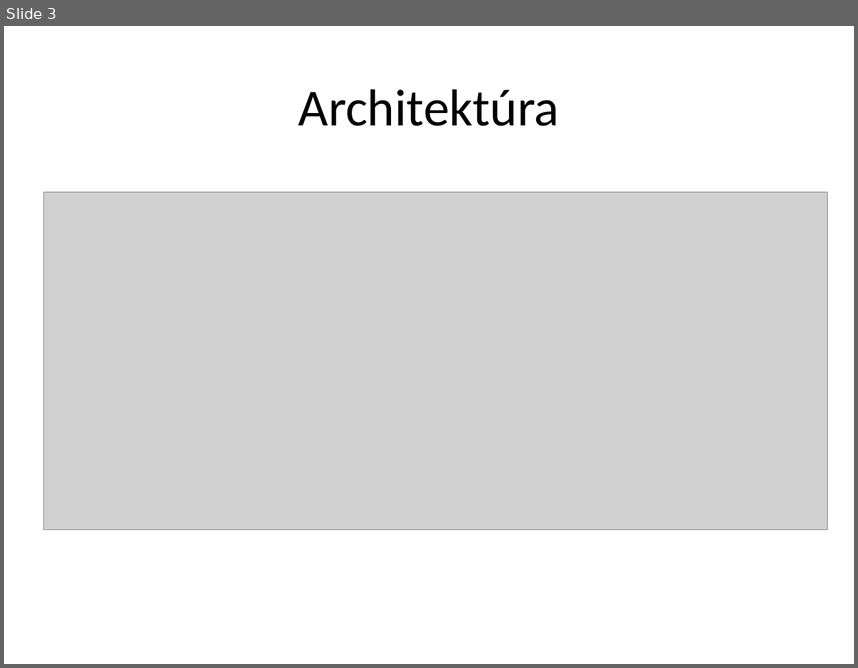
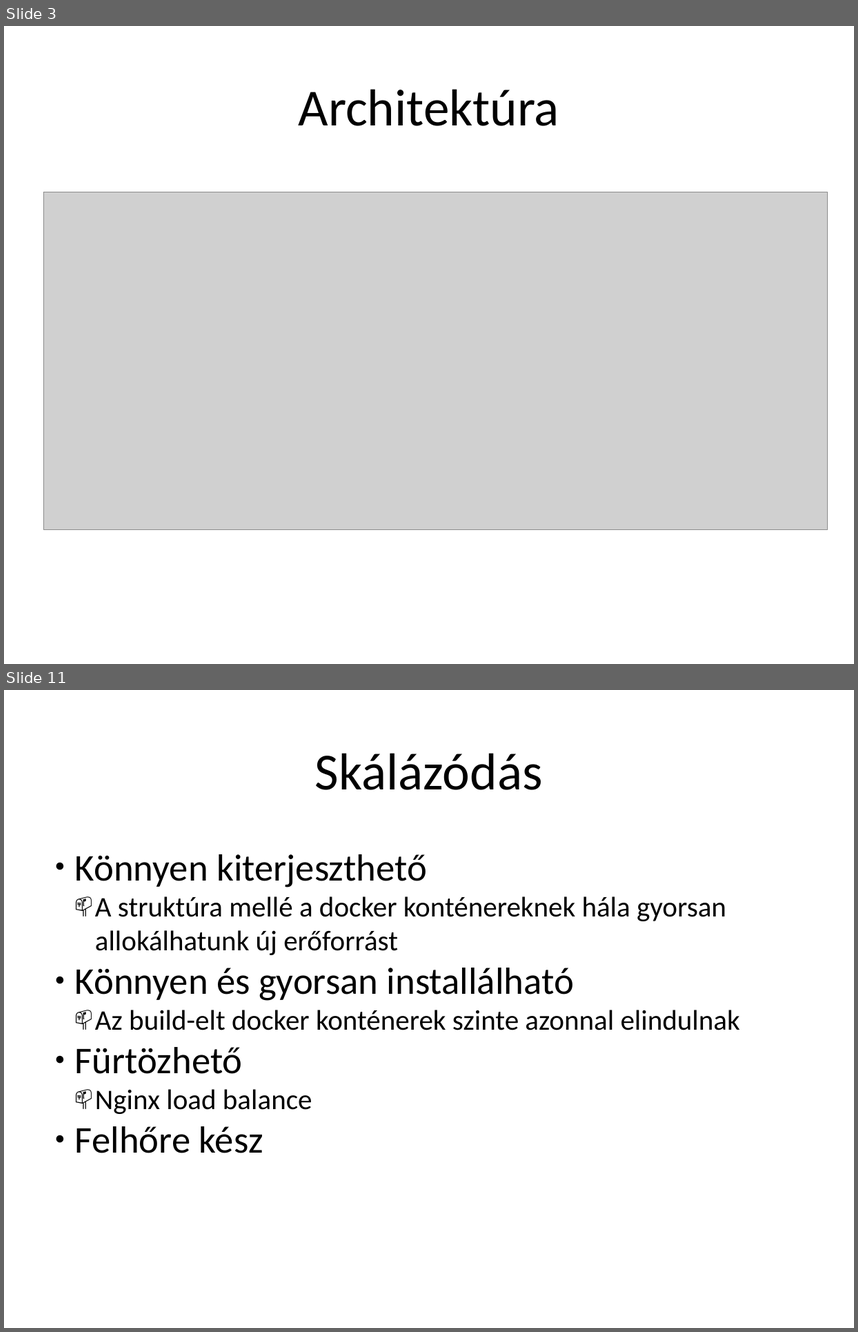
Before and after one commit to borlayda/Stump, a slide deck: Szarch-prezi.pptx. Shown one above the other, each under a label of ours: slide 3 before the commit, slides 3 and 11 after it; the slides between them are not shown. The pictures are 858x668 and 858x1332 pixels, drawn with LibreOffice and Linux fonts; fonts in the diff are those of the drawing; grey boxes stand for pictures. Boxes give left, top, right and bottom in pixels: in the first picture for what was removed or moved away, otherwise in the second. Text is boxed around its words. In the diff, an @@ line names an element or a change of style, - is before the commit and + after.

```diff
--- a/Szarch-prezi.pptx
+++ b/Szarch-prezi.pptx
@@ slide 11 added at (x1=4, y1=690, x2=854, y2=1328), background #FFFFFF @@
@@ text added at (x1=315, y1=753, x2=543, y2=790), 44 pt, text #000000 @@
+Skálázódás
@@ text added at (x1=75, y1=854, x2=740, y2=1153), 24 pt, text #000000 @@
+● Könnyen kiterjeszthető
+  📫 A struktúra mellé a docker konténereknek hála gyorsan allokálhatunk új erőforrást
+● Könnyen és gyorsan installálható
+  📫 Az build-elt docker konténerek szinte azonnal elindulnak
+● Fürtözhető
+  📫 Nginx load balance
+● Felhőre kész
```
Also in this commit, not shown: 6 slides changed, 4 other slides added, 5 slides removed.
